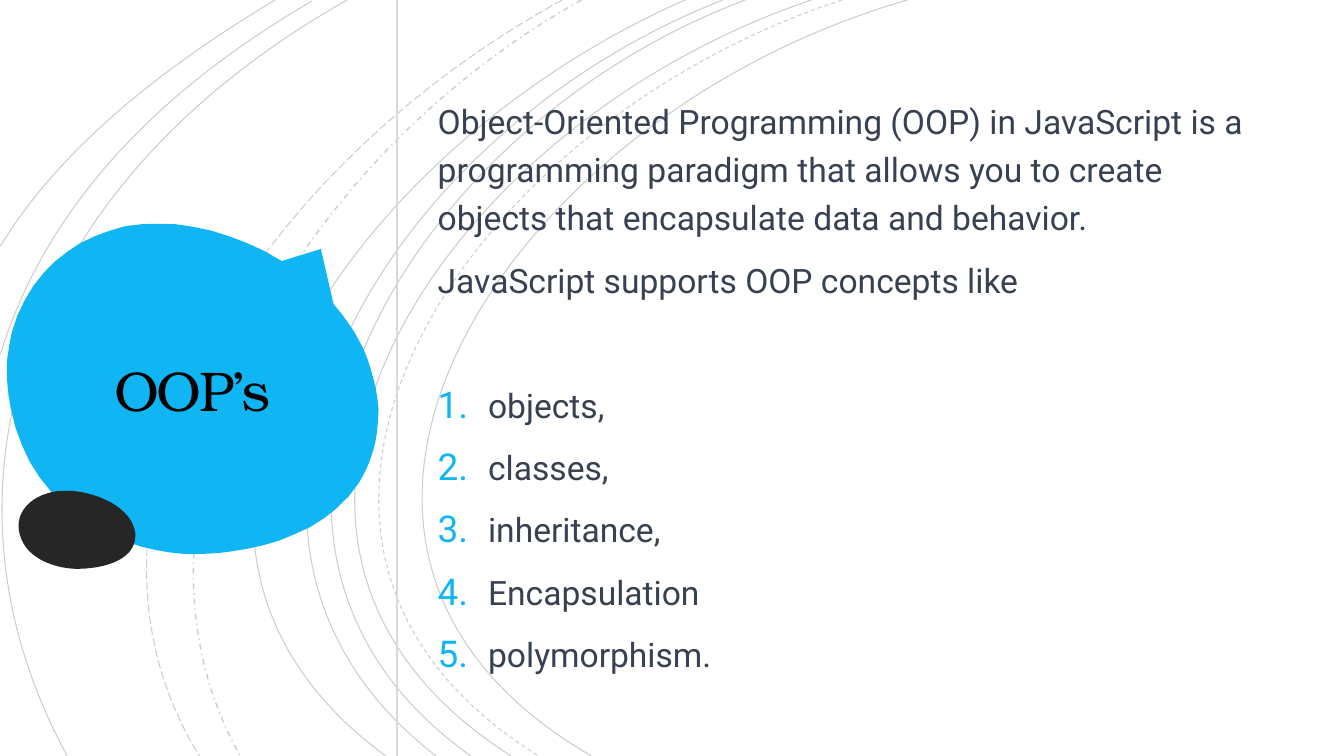
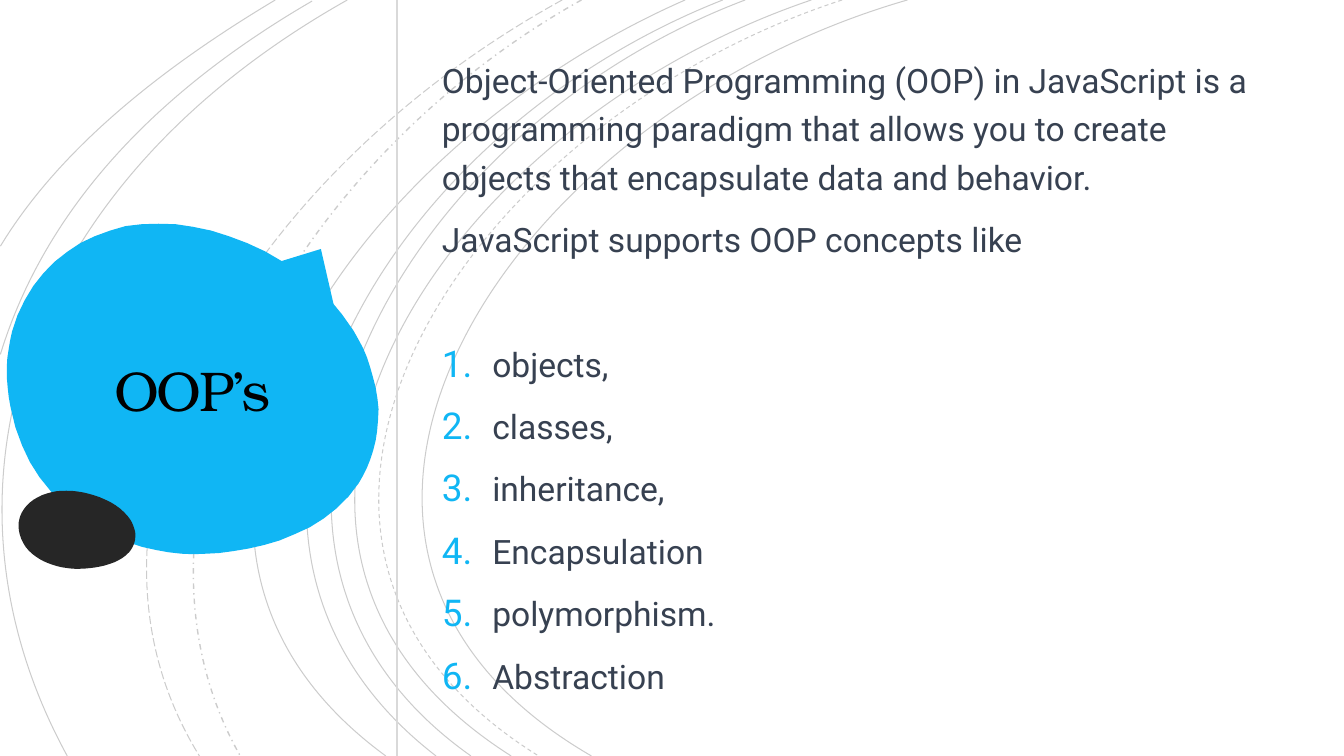
Before and after one commit to venkatch669/ashokit-august-23, a slide deck: slide 2 of javascript/Javascript_5.pptx. Drawn at 1344x756 pixels with LibreOffice and Linux fonts; fonts in the diff are those of the drawing. Boxes give left, top, right and bottom in pixels: in the first picture for what was removed or moved away, otherwise in the second. Text is boxed around its words. In the diff, an @@ line names an element or a change of style, - is before the commit and + after.

Commit message:
Object Oriented Programming principles

```diff
--- a/javascript/Javascript_5.pptx
+++ b/javascript/Javascript_5.pptx
@@ text "Object-Oriented Programming (OOP) in JavaScript ...": place and size @@
-text "Object-Oriented Programming (OOP) in JavaScript ..." at [438, 103, 1242, 675]
+text "Object-Oriented Programming (OOP) in JavaScript ..." at [442, 62, 1247, 697]
@@ text at [492, 663, 665, 697]: paragraph added @@
+6. Abstraction
```
Also in this commit, not shown: 1 other slide changed, 8 other files.
